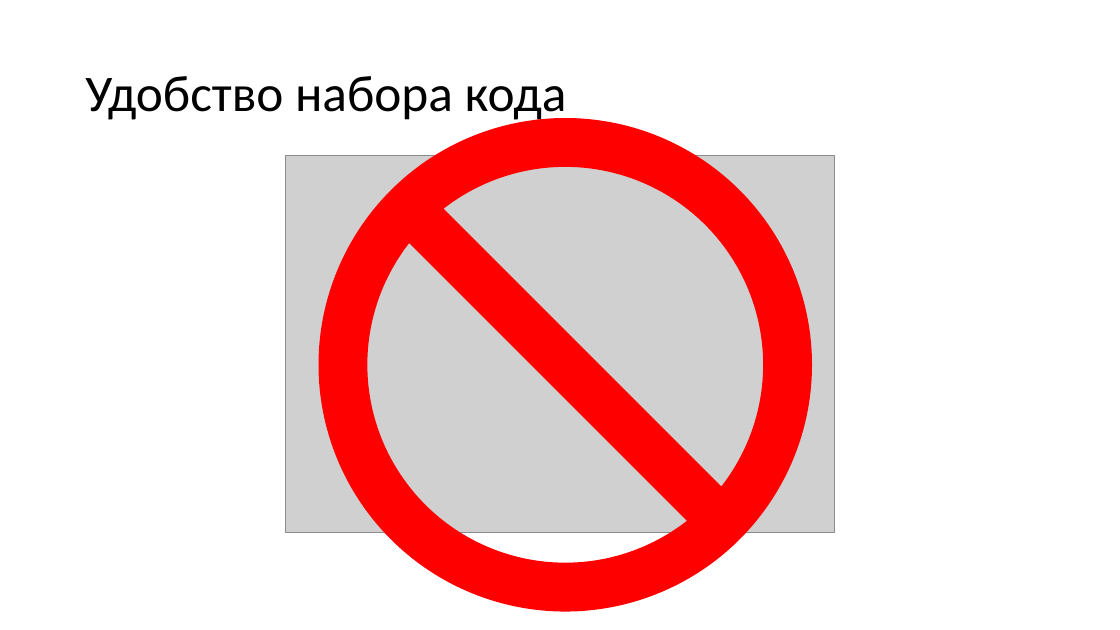
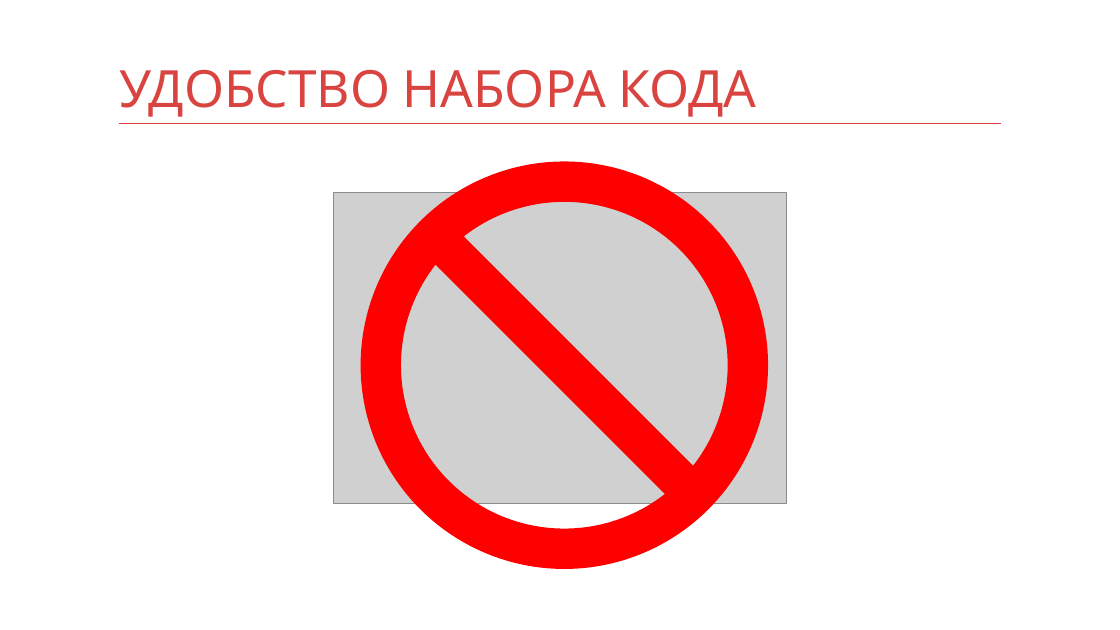
Before and after one commit to kontur-courses/fluent-api, a slide deck: slide 7 of fluent-api.pptx (slide 6 before the commit). Drawn at 1120x630 pixels with LibreOffice and Linux fonts; fonts in the diff are those of the drawing; grey boxes stand for pictures. Boxes give left, top, right and bottom in pixels: in the first picture for what was removed or moved away, otherwise in the second. Text is boxed around its words. In the diff, an @@ line names an element or a change of style, - is before the commit and + after.

```diff
--- a/fluent-api.pptx
+++ b/fluent-api.pptx
@@ title "УДОБСТВО НАБОРА КОДА" at box(119, 70, 757, 117): vertical alignment middle to bottom @@
@@ title at box(119, 70, 757, 117): text changed; font Calibri to Karla; text colour #000000 to #D94440 @@
-Удобство набора кода
+УДОБСТВО НАБОРА КОДА
@@ line added from (119, 124) to (1002, 124), #D83F3B 1 pt @@
@@ no-entry sign: place and size @@
-no-entry sign at box(318, 118, 812, 613)
+no-entry sign at box(360, 161, 768, 569)
@@ picture: place and size @@
-picture at box(286, 155, 835, 533)
+picture at box(334, 192, 787, 504)
```
Also in this commit, not shown: 29 other slides changed, 6 slides added.
